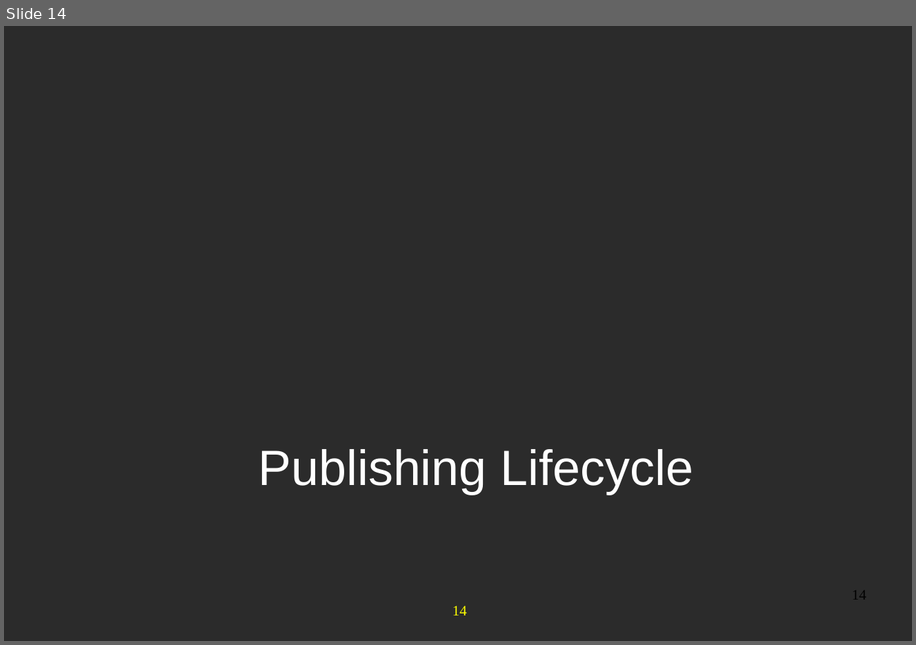
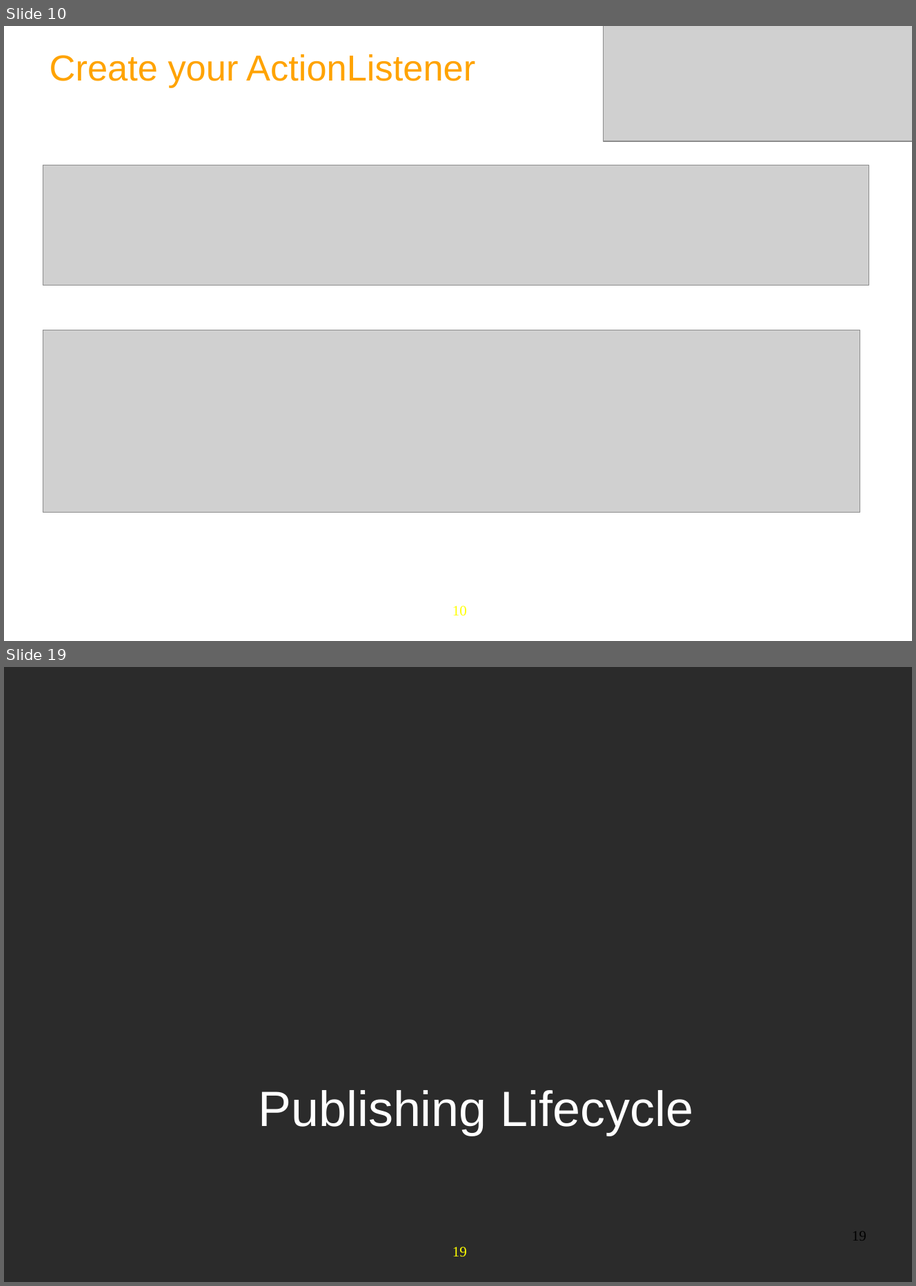
Before and after one commit to anhvurz90/training, a slide deck: exo-developer/280-wcm-customization/slides/280-WCM-XDev-en.ppt. Shown one above the other, each under a label of ours: slide 14 before the commit, slides 10 and 19 after it; the slides between them are not shown. The pictures are 916x645 and 916x1286 pixels, drawn with LibreOffice and Linux fonts; fonts in the diff are those of the drawing; grey boxes stand for pictures; background and template pictures are left out; a plain dark background stands for a picture behind light text. Boxes give left, top, right and bottom in pixels: in the first picture for what was removed or moved away, otherwise in the second. Text is boxed around its words. In the diff, an @@ line names an element or a change of style, - is before the commit and + after.

```diff
--- a/exo-developer/280-wcm-customization/slides/280-WCM-XDev-en.ppt
+++ b/exo-developer/280-wcm-customization/slides/280-WCM-XDev-en.ppt
@@ slide 10 added at box(4, 26, 912, 641), background #FFFFFF; not listed: 1 template element that a slide beside it also shows @@
@@ picture added at box(604, 26, 912, 141) @@
@@ title added at box(50, 54, 475, 87), 35 pt, text #FFA300 @@
+Create your ActionListener
@@ picture added at box(43, 165, 869, 285) @@
@@ picture added at box(43, 330, 860, 512) @@
@@ what was slide 14 is now slide 19 @@
@@ page number at box(852, 1231, 866, 1240): text changed @@
-14
+19
@@ page number at box(452, 1247, 467, 1256): text changed @@
-14
+19
```
Also in this commit, not shown: 11 slides changed, 14 other slides added, 7 slides removed, 5 other files.
